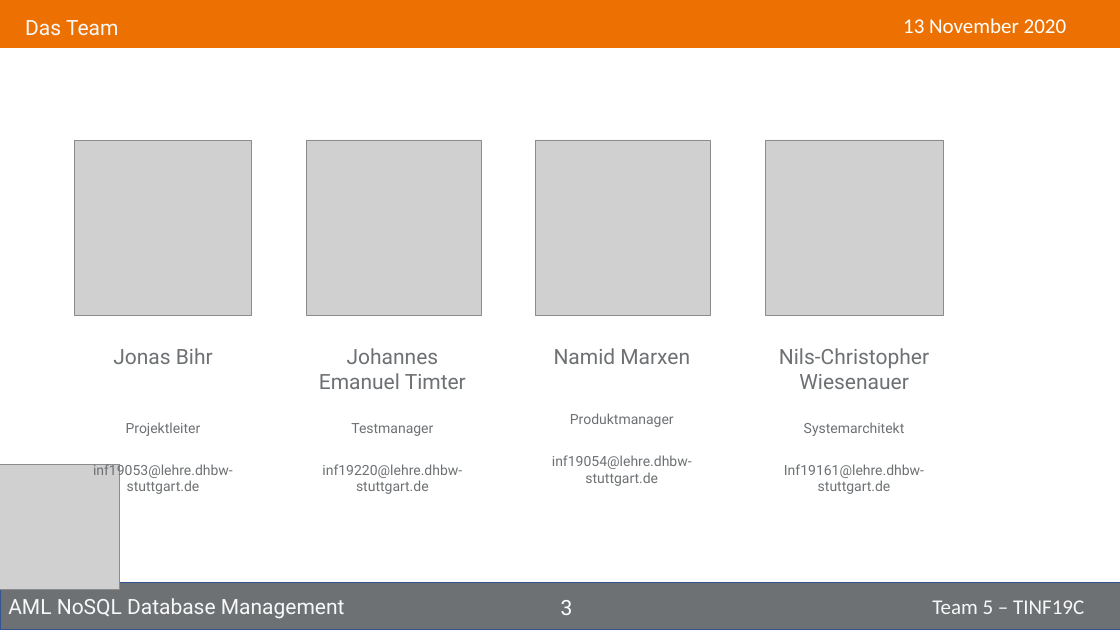
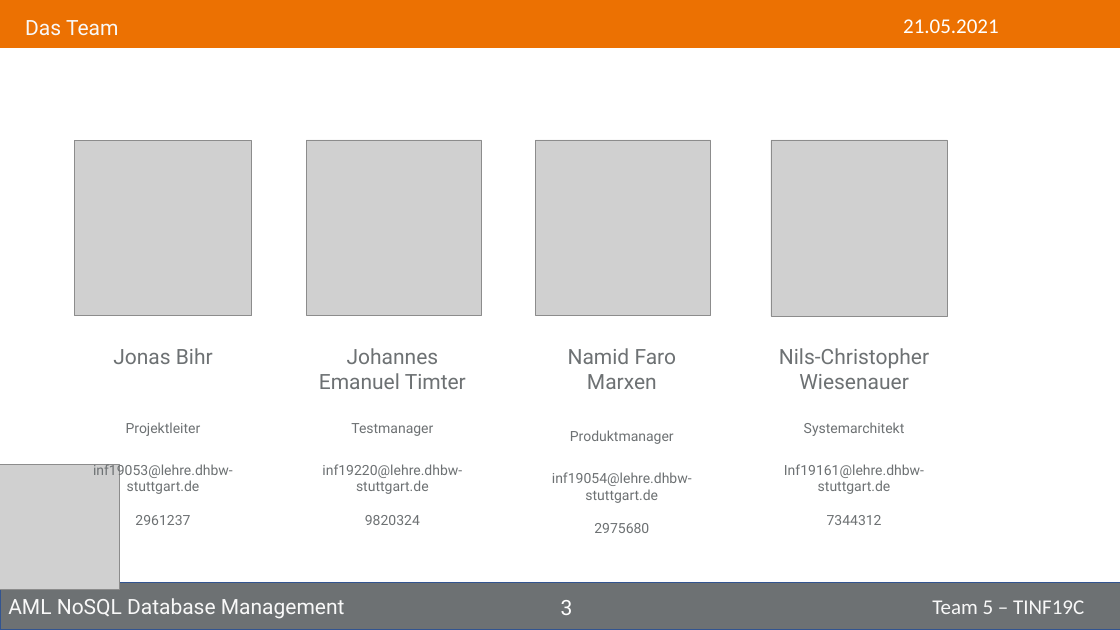
Before and after one commit to NurNils/aml-nosql-database-management, a slide deck: slide 3 of PROJECT/Presentation/Tinf19C_Team5_Presentation.pptx. Drawn at 1120x630 pixels with LibreOffice and Linux fonts; fonts in the diff are those of the drawing; grey boxes stand for pictures. Boxes give left, top, right and bottom in pixels: in the first picture for what was removed or moved away, otherwise in the second. Text is boxed around its words. In the diff, an @@ line names an element or a change of style, - is before the commit and + after.

```diff
--- a/PROJECT/Presentation/Tinf19C_Team5_Presentation.pptx
+++ b/PROJECT/Presentation/Tinf19C_Team5_Presentation.pptx
@@ text at (903,19,999,33): text changed @@
-13 November 2020
+21.05.2021
@@ picture: place and size @@
-picture at (765,140,944,315)
+picture at (771,141,946,316)
@@ picture added at (771,140,948,317) @@
@@ text at (568,348,677,389): text changed @@
-Namid Marxen
+Namid Faro Marxen
@@ text at (135,515,190,525): paragraph added @@
+2961237
@@ text at (365,515,420,525): paragraph added @@
+9820324
@@ text at (594,523,649,533): paragraph added @@
+2975680
@@ text at (827,515,882,525): paragraph added @@
+7344312
```
Also in this commit, not shown: 16 other slides changed, 3 slides added, 1 slide removed, 1 other file.
